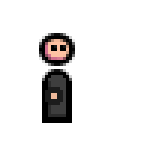
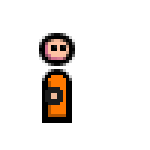
Layer changes from the first 150 x 150 image to the second:
added layer "Orange" in group "Clothes" over [48, 75, 66, 117]
